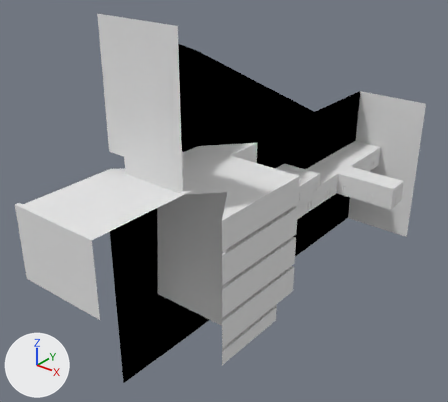
An edit to the Blender file Assets/Resources/Models/Geometry/Hotel/Hotel.blend, drawn before and after from the same camera.
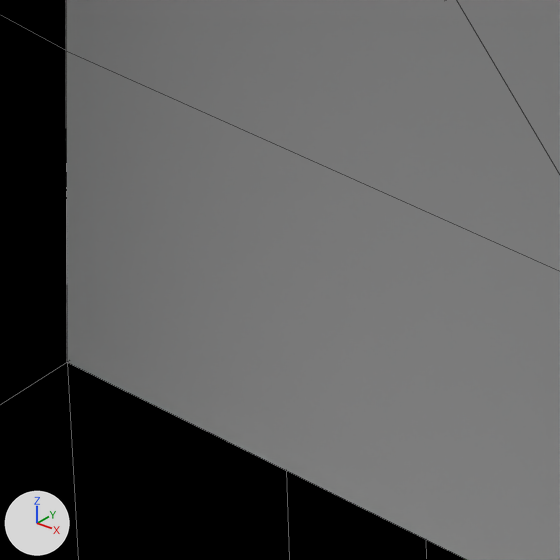
Each version is shown whole from a camera (50 mm lens) standing at (1163.0, -2536.0, 1238.0) and looking at (-11.0, -1069.0, 329.0), then close up on the part from 33% to 49% of the width and 62% to 79% of the height. Arrows for +X, +Y and +Z are at lower left; the lights stay in place. The close-ups show mesh edges as thin lines.

Objects in the first close-up: 'Hotel'.
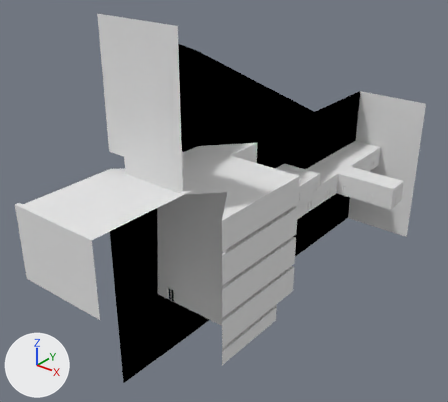
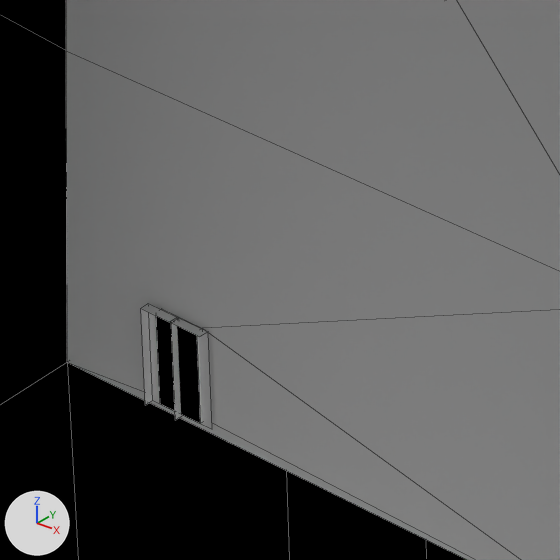
Boxes (x1, y1, x2, y2) around the edits, measured in the close-ups (560 x 560 px):
part 1 of me_hotel, built on
    both: (66, 51, 560, 560)

What changed in the scene script:
```text
Change me_hotel:
    used by ob_hotel; location = (0.0, 0.0, 0.0)
    remove me_hotel.from_pydata(...)  # 1061 vertices, 627 faces, 6 loose edges; spans x -69.0..313.0, y -1820.0..-10.0, z -183.0..992.0
    add me_hotel.from_pydata(...)  # 1083 vertices, 641 faces, 6 loose edges; spans x -69.0..313.0, y -1820.0..-10.0, z -183.0..992.0
    me_hotel part 1
    1 face is deleted
    16 vertices are added at x -20.0..6.0, y -1350.0..-1344.0, z 81.0..126.0
    6 new vertices lie (15.0, 0.0, 0.0) away from vertices in x -20.0..-4.0, y -1350.0..-1346.0, z 81.0..126.0
    8 new faces join them, mat_hotellobbywall2 (its picture is missing)
    6 new faces join them, mat_hotelrailing (its picture is missing)
    1 new face joins them, mat_void (its picture is missing)
```
